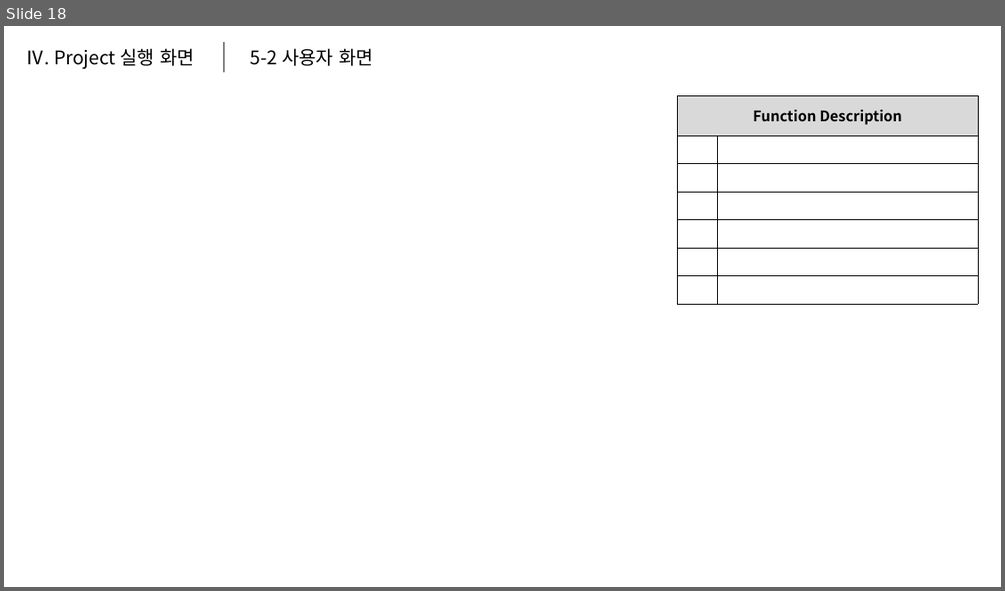
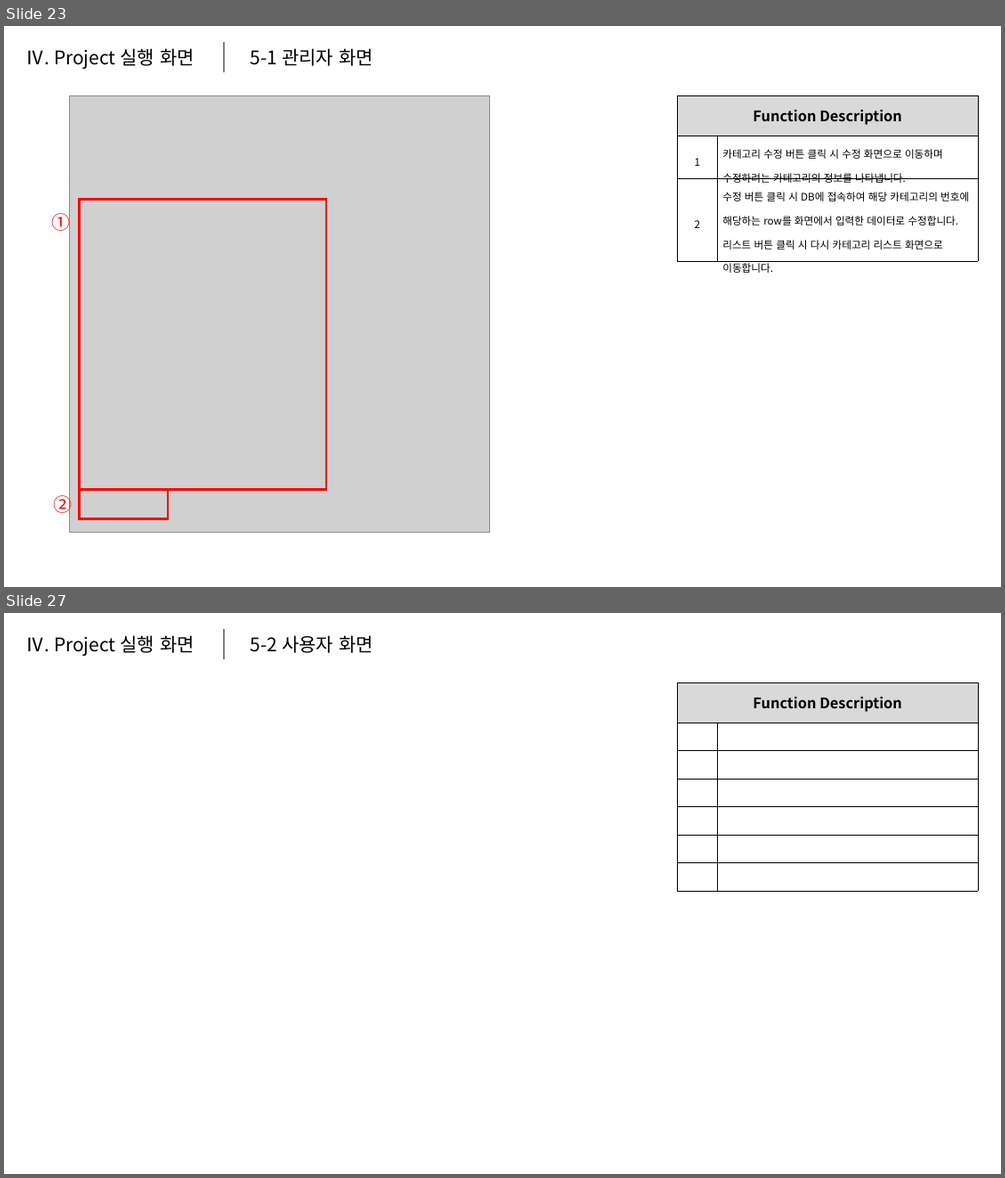
Before and after one commit to hakGuenLee/TeamProject, a slide deck: 문서모음/MiniMall Portfolio.pptx. Shown one above the other, each under a label of ours: slide 18 before the commit, slides 23 and 27 after it; the slides between them are not shown. The pictures are 1005x591 and 1005x1178 pixels, drawn with LibreOffice and Linux fonts; fonts in the diff are those of the drawing; grey boxes stand for pictures. Boxes give left, top, right and bottom in pixels: in the first picture for what was removed or moved away, otherwise in the second. Text is boxed around its words. In the diff, an @@ line names an element or a change of style, - is before the commit and + after.

Commit message:
포트폴리오 추가 수정

```diff
--- a/문서모음/MiniMall Portfolio.pptx
+++ b/문서모음/MiniMall Portfolio.pptx
@@ slide 23 added at [4,26,1001,587], background #FFFFFF @@
@@ text added at [26,48,194,69], 18 pt, text #000000 @@
+Ⅳ. Project 실행 화면
@@ line added from (224, 42) to (224, 72), #808080 1.5 pt @@
@@ text added at [251,48,373,66], 18 pt, text #000000 @@
+5-1 관리자 화면
@@ picture added at [70,95,489,532] @@
@@ table added at [677,95,979,276], 3 rows, 2 columns @@
+Function Description | 
+1 | 카테고리 수정 버튼 클릭 시 수정 화면으로 이동하며 / 수정하려는 카테고리의 정보를 나타냅니다.
+2 | 수정 버튼 클릭 시 DB에 접속하여 해당 카테고리의 번호에 해당하는 row를 화면에서 입력한 데이터로 수정합니다. 리스트 버튼 클릭 시 다시 카테고리 리스트 화면으로 이동합니다.
@@ text added at [52,210,71,233], 18 pt, text #FF0000 @@
+①
@@ rectangle added at [80,200,326,490], outline #FF0000 2.25 pt @@
@@ text added at [53,492,72,516], 18 pt, text #FF0000 @@
+②
@@ rectangle added at [80,490,168,519], outline #FF0000 2.25 pt @@
@@ what was slide 18 is now slide 27 @@
```
Also in this commit, not shown: 1 slide changed, 8 other slides added, 1 other file.
